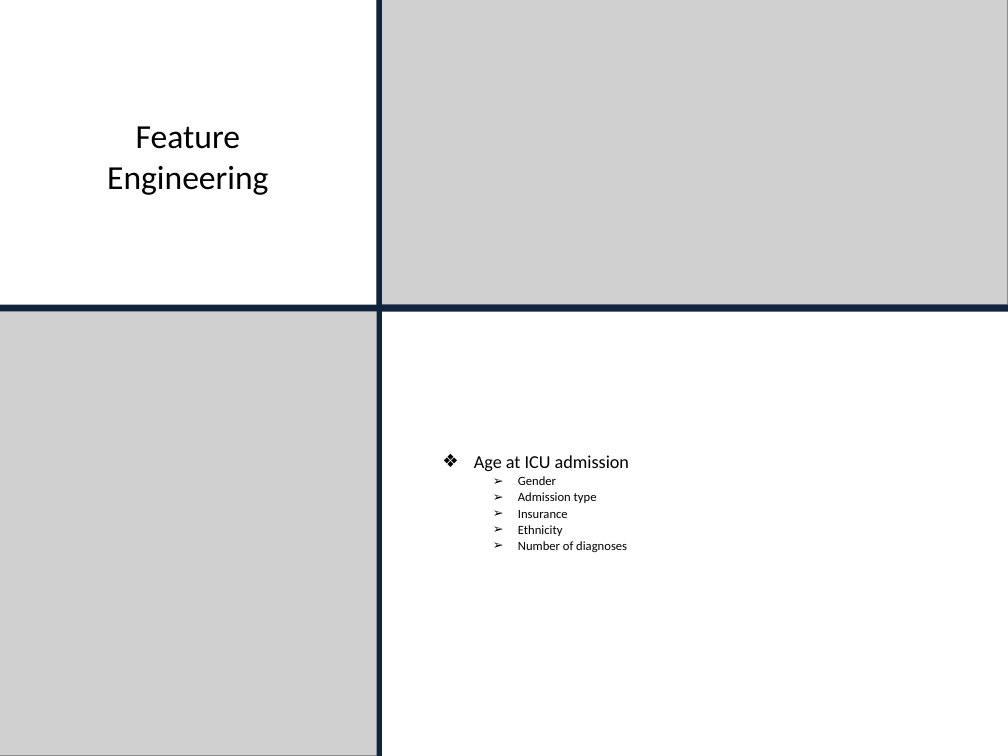
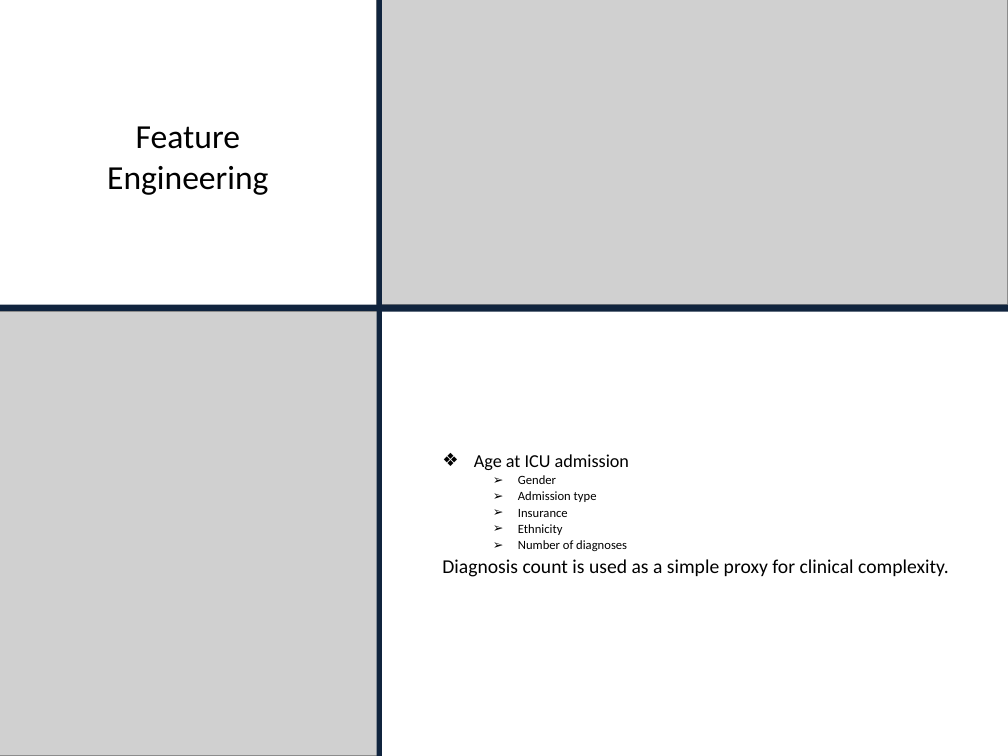
Before and after one commit to abhishekraman2001/AI-Health, a slide deck: slide 8 of akr3222-SelfLearningTuotorial.pptx (slide 7 before the commit). Drawn at 1008x756 pixels with LibreOffice and Linux fonts; fonts in the diff are those of the drawing; grey boxes stand for pictures. Boxes give left, top, right and bottom in pixels: in the first picture for what was removed or moved away, otherwise in the second. Text is boxed around its words. In the diff, an @@ line names an element or a change of style, - is before the commit and + after.

```diff
--- a/akr3222-SelfLearningTuotorial.pptx
+++ b/akr3222-SelfLearningTuotorial.pptx
@@ text at bbox=[442, 559, 949, 577]: paragraph added @@
+  Diagnosis count is used as a simple proxy for clinical complexity.
```
Also in this commit, not shown: 13 other slides changed, 2 slides added, 2 other files.
